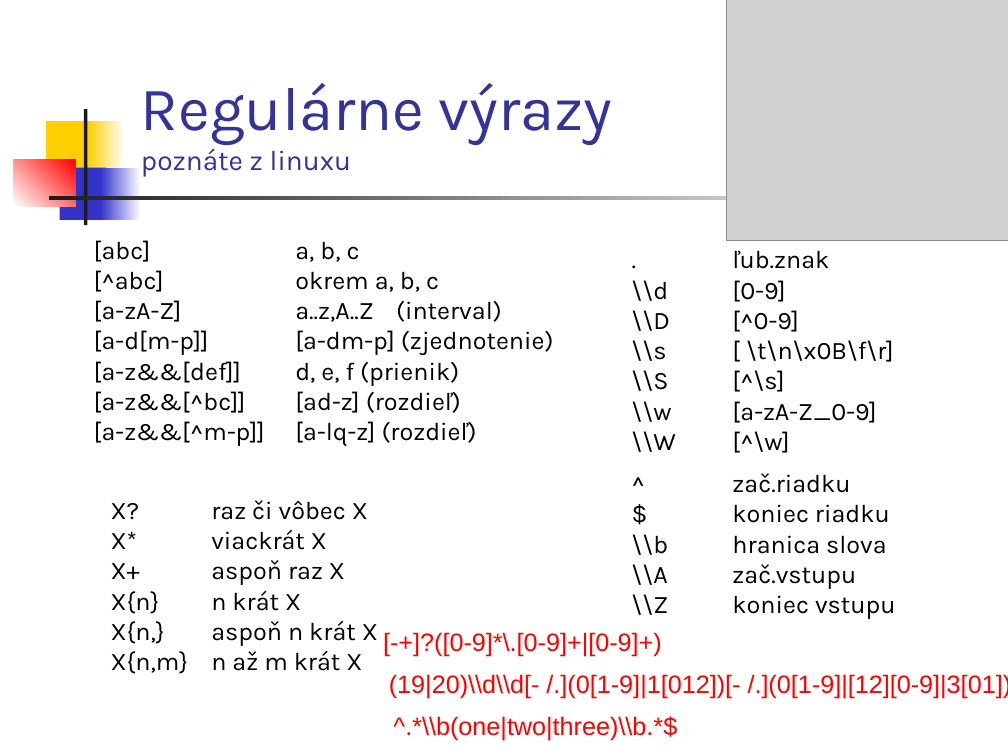
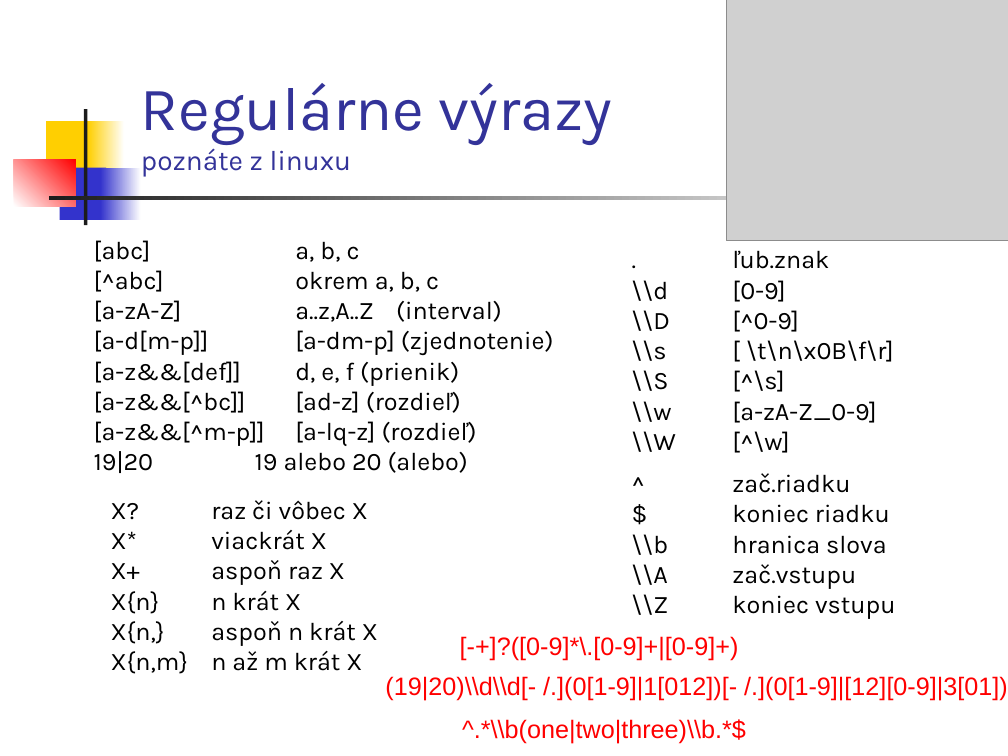
Before and after one commit to Programovanie4/Prednasky, a slide deck: slide 23 of 02/02_java.ppt (slide 22 before the commit). Drawn at 1008x756 pixels with LibreOffice and Linux fonts; fonts in the diff are those of the drawing; grey boxes stand for pictures. Boxes give left, top, right and bottom in pixels: in the first picture for what was removed or moved away, otherwise in the second. Text is boxed around its words. In the diff, an @@ line names an element or a change of style, - is before the commit and + after.

```diff
--- a/02/02_java.ppt
+++ b/02/02_java.ppt
@@ text at <box>94,451,468,473</box>: paragraph added @@
+19|20 19 alebo 20 (alebo)
@@ text "[-+]?([0-9]*\.[0-9]+|[0-9]+)": place and size @@
-text "[-+]?([0-9]*\.[0-9]+|[0-9]+)" at <box>383,632,662,657</box>
+text "[-+]?([0-9]*\.[0-9]+|[0-9]+)" at <box>460,636,739,661</box>
@@ text "(19|20)\\d\\d[- /.](0[1-9]|1[012])[- /.](0[1-9]|[12][0-9]|3[ ..." rewrapped from <box>389,674,1008,699</box> to <box>385,676,1008,701</box> @@
@@ text "^.*\\b(one|two|three)\\b.*$": place and size @@
-text "^.*\\b(one|two|three)\\b.*$" at <box>393,716,677,741</box>
+text "^.*\\b(one|two|three)\\b.*$" at <box>462,719,746,743</box>
```
Also in this commit, not shown: 11 other slides changed, 1 slide added, 1 other file.
